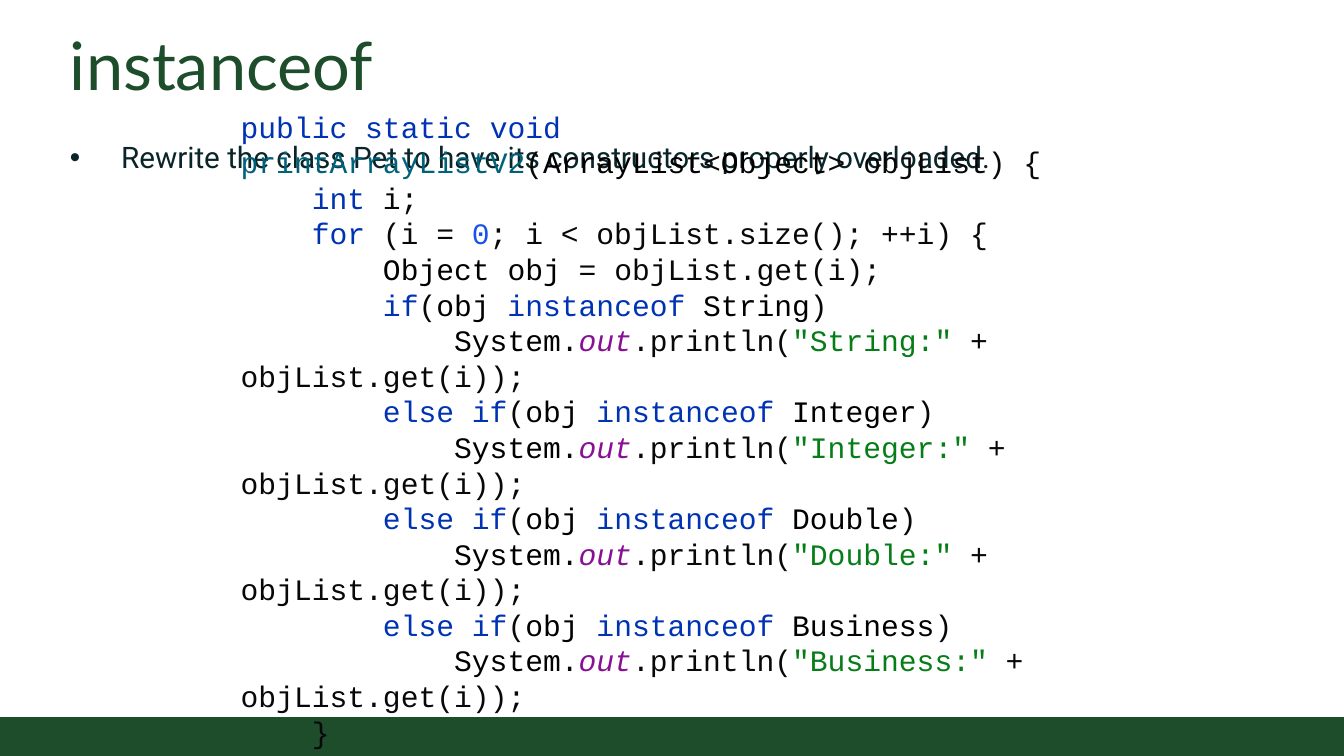
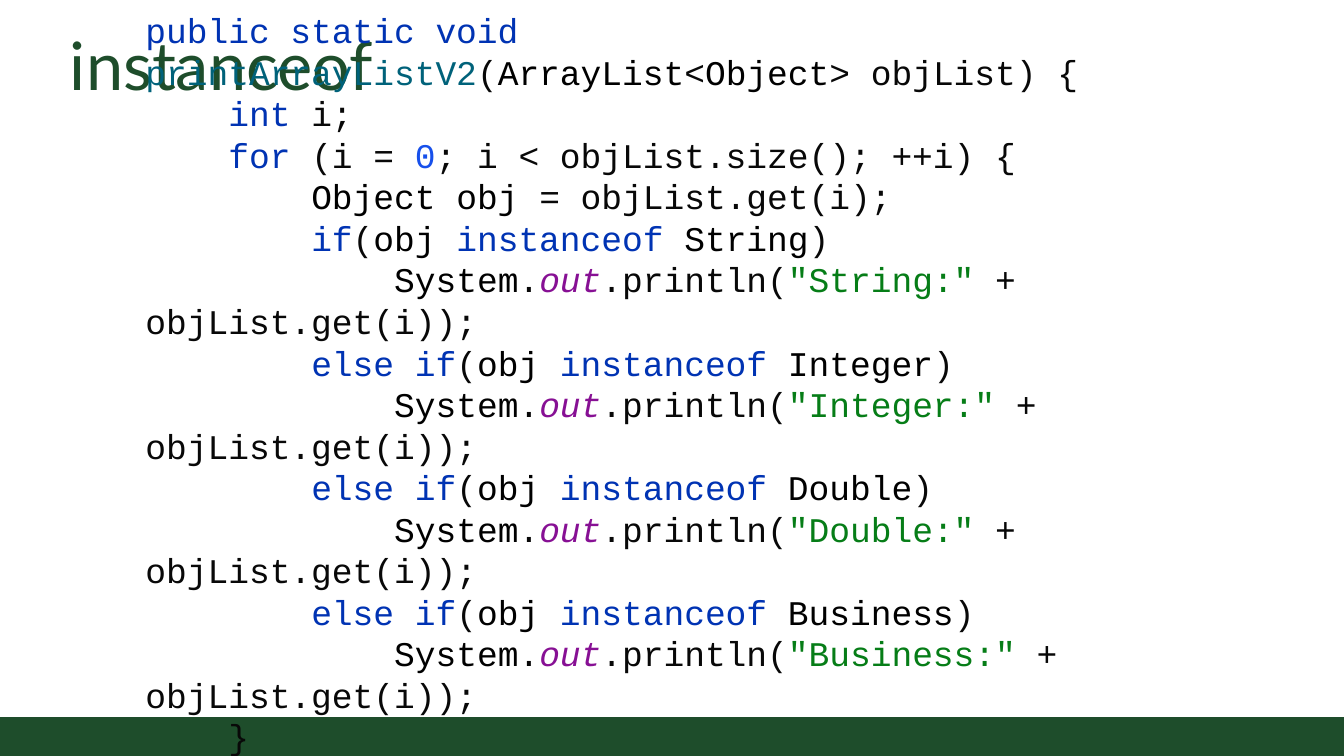
Before and after one commit to CSU-CompSci-CS163-4/Handouts, a slide deck: slide 9 of slides/On-Campus/10_01_Polymorphism.pptx. Drawn at 1344x756 pixels with LibreOffice and Linux fonts; fonts in the diff are those of the drawing; background and template pictures are left out. Boxes give left, top, right and bottom in pixels: in the first picture for what was removed or moved away, otherwise in the second. Text is boxed around its words. In the diff, an @@ line names an element or a change of style, - is before the commit and + after.

```diff
--- a/slides/On-Campus/10_01_Polymorphism.pptx
+++ b/slides/On-Campus/10_01_Polymorphism.pptx
@@ text "public static void printArrayListV2(ArrayList<Object> objLis ...": place and size @@
-text "public static void printArrayListV2(ArrayList<Object> objLis ..." at bbox=[241, 117, 1005, 713]
+text "public static void printArrayListV2(ArrayList<Object> objLis ..." at bbox=[145, 18, 1037, 716]
@@ text "public static void printArrayListV2(ArrayList<Object> objLis ..." at bbox=[145, 18, 1037, 716]: size 24 to 28 pt @@
@@ text removed at bbox=[121, 141, 990, 176] @@
-• Rewrite the class Pet to have its constructors properly overloaded.
```
Also in this commit, not shown: 1 other file.
